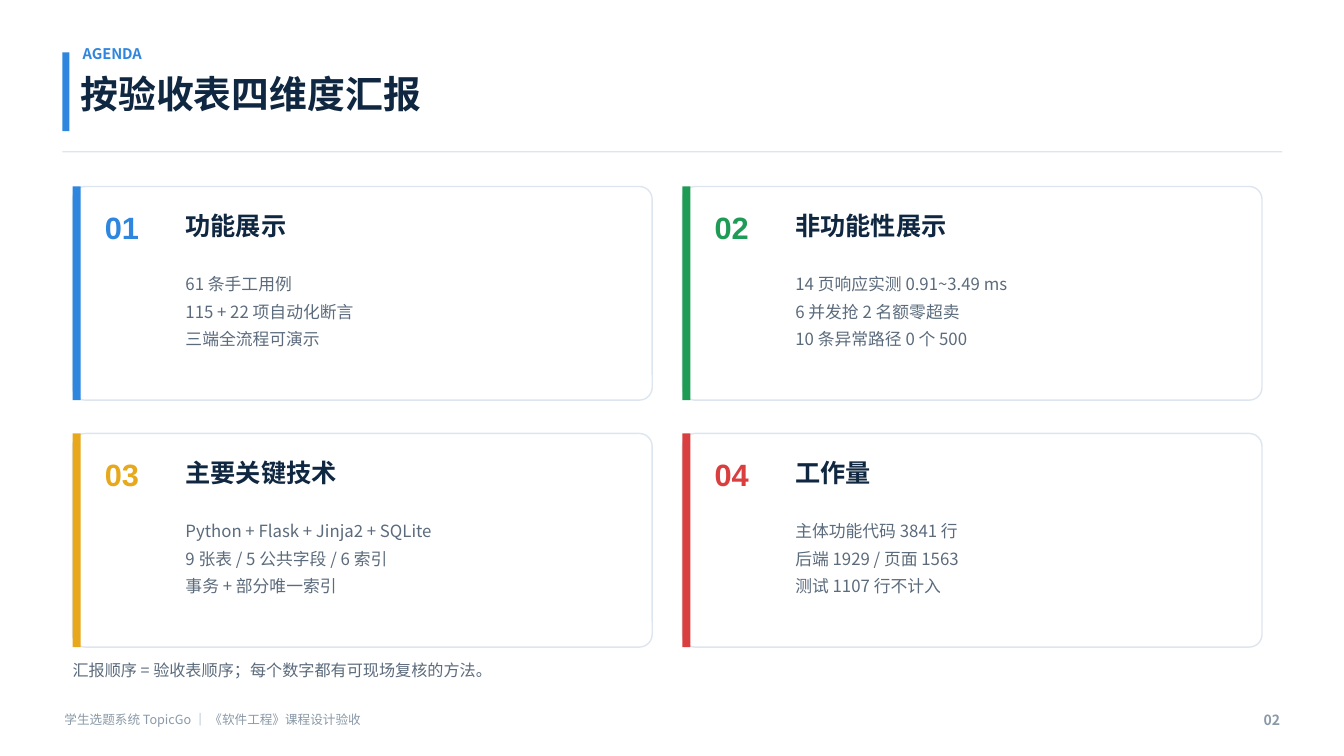
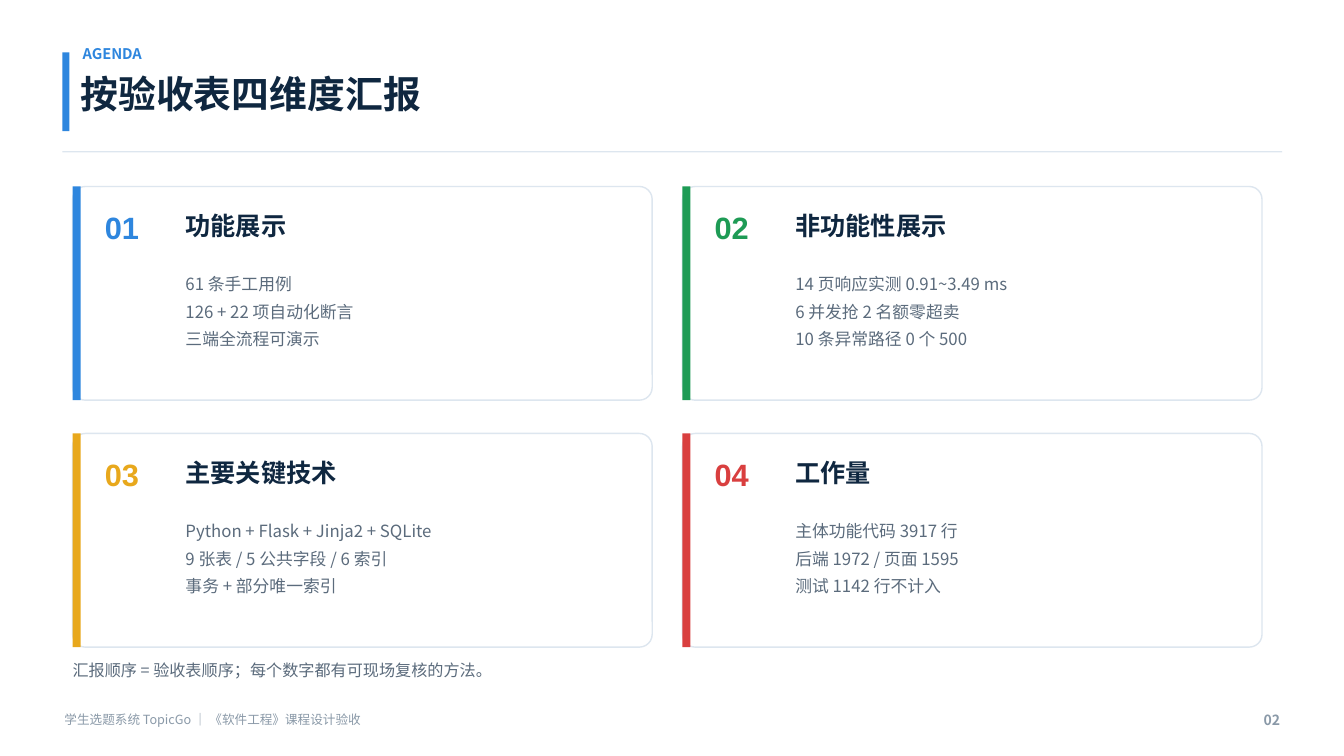
Before and after one commit to haixiaoyuntian/topicgo, a slide deck: slide 2 of student-topic-system/验收/TopicGo-验收汇报.pptx. Drawn at 1344x756 pixels with LibreOffice and Linux fonts; fonts in the diff are those of the drawing. Boxes give left, top, right and bottom in pixels: in the first picture for what was removed or moved away, otherwise in the second. Text is boxed around its words. In the diff, an @@ line names an element or a change of style, - is before the commit and + after.

Commit message:
fix: 修复规则切换遗留志愿与成绩录入入口
- 轮次切换前校验待分配志愿/待抽签报名，避免学生状态卡死
- 监控页新增「处理遗留志愿/报名」入口，按原策略一次性处理并留痕
- 分配/抽签绑定当前轮次 ID，避免多轮次时处理错轮次
- 成绩录入按钮同时展开课程名+分数与绩点两个表单，补充标签
- 回归新增 11 项断言（126 通过），同步验收材料、PPT 与工作量统计

```diff
--- a/student-topic-system/验收/TopicGo-验收汇报.pptx
+++ b/student-topic-system/验收/TopicGo-验收汇报.pptx
@@ text at <box>185,304,354,320</box>: text changed @@
-115 + 22 项自动化断言
+126 + 22 项自动化断言
@@ text at <box>795,523,958,594</box>: text changed @@
-主体功能代码 3841 行
-后端 1929 / 页面 1563
-测试 1107 行不计入
+主体功能代码 3917 行
+后端 1972 / 页面 1595
+测试 1142 行不计入
```
Also in this commit, not shown: 3 other slides changed, 15 other files.
